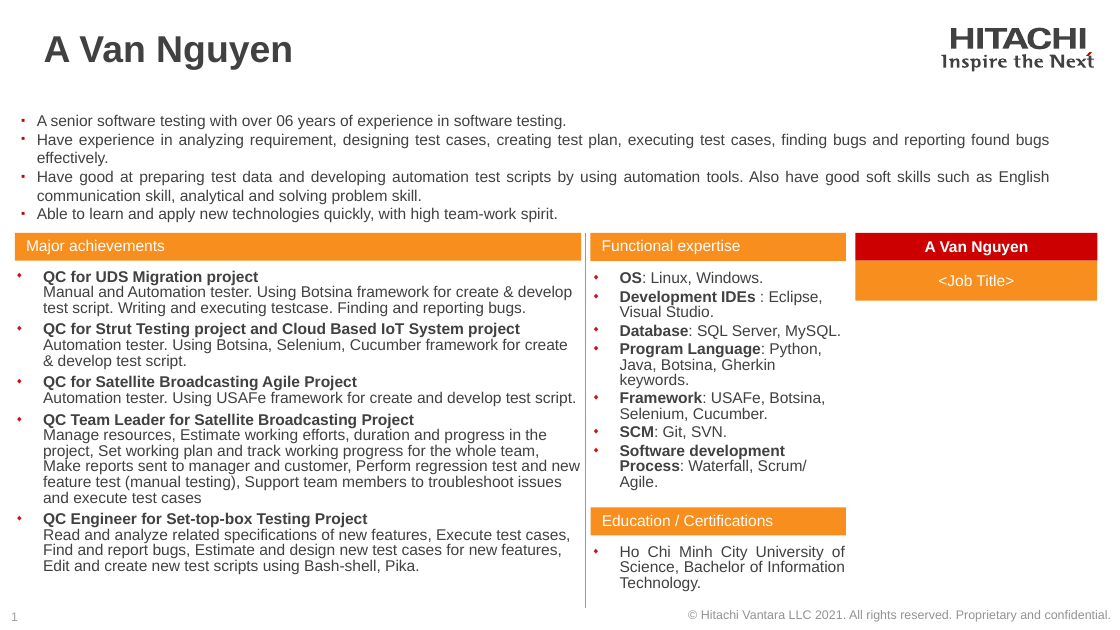
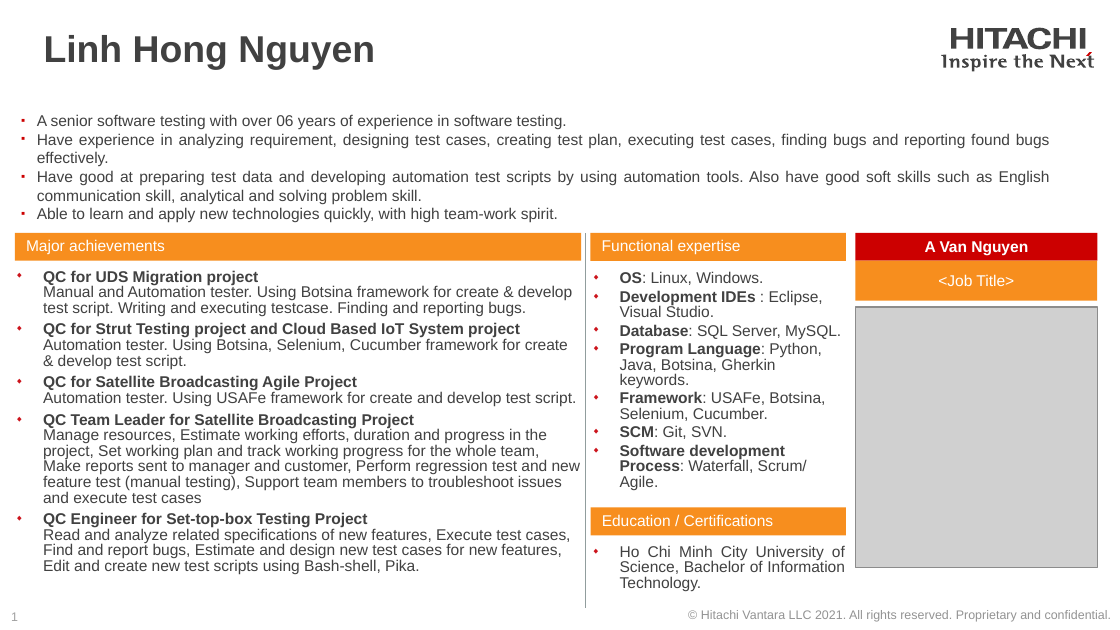
Before and after one commit to HLinhNguyen283/test, a slide deck: slide 1 of BioSlide_AVanNguyen_HCCID_Sample.pptx. Drawn at 1120x630 pixels with LibreOffice and Linux fonts; fonts in the diff are those of the drawing; grey boxes stand for pictures; background and template pictures are left out. Boxes give left, top, right and bottom in pixels: in the first picture for what was removed or moved away, otherwise in the second. Text is boxed around its words. In the diff, an @@ line names an element or a change of style, - is before the commit and + after.

```diff
--- a/BioSlide_AVanNguyen_HCCID_Sample.pptx
+++ b/BioSlide_AVanNguyen_HCCID_Sample.pptx
@@ title at <box>44,35,375,70</box>: text changed @@
-A Van Nguyen
+Linh Hong Nguyen
@@ picture added at <box>856,307,1098,568</box> @@
```
Also in this commit, not shown: 1 other file.
